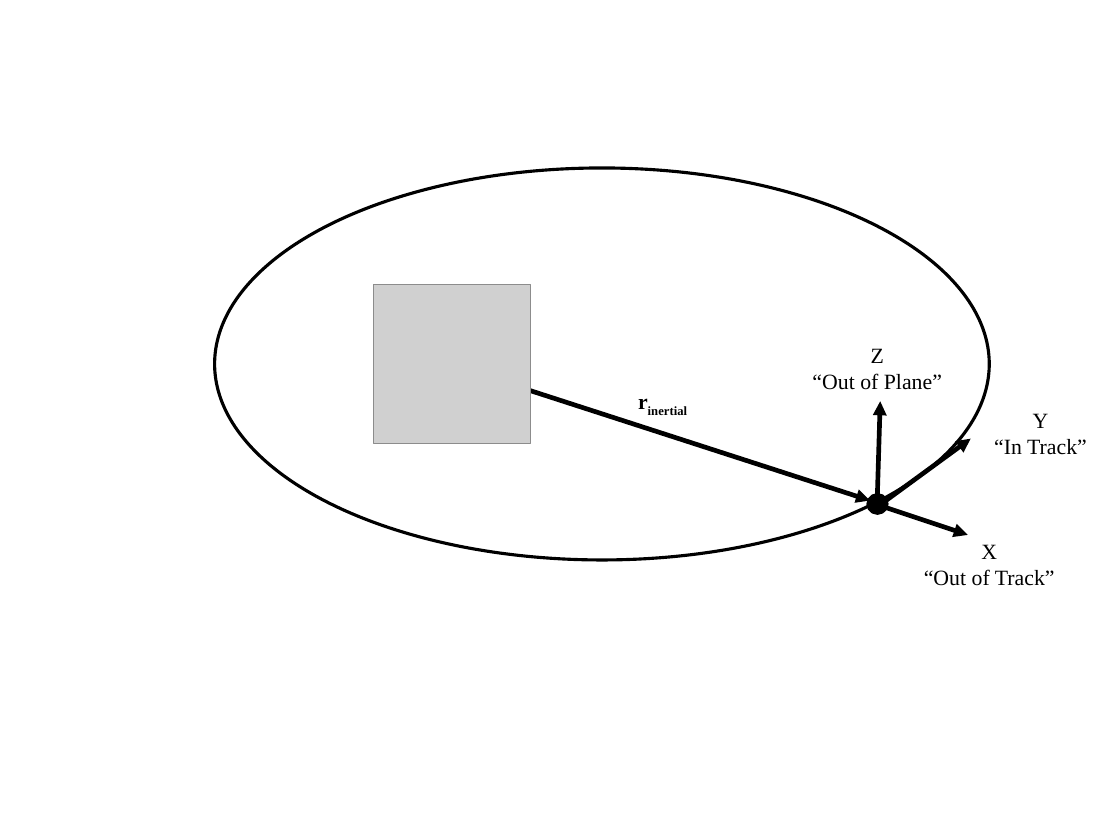
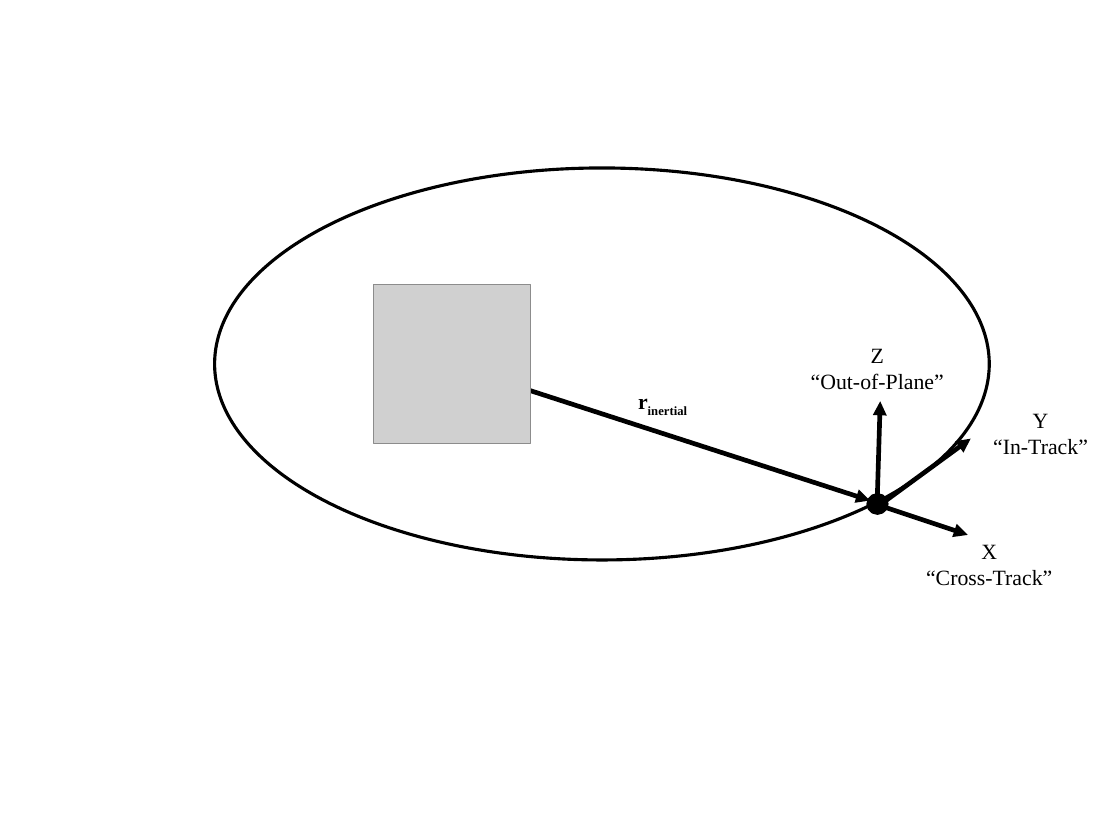
Before and after one commit to RascalSeniorDesign/Preliminary-Design, a slide deck: slide 3 of Attitude Determination and Control (ADC)/Delta-V Budgets/Prox Ops Definition Illustrations/Prox Ops Definition Illustration PP.pptx. Drawn at 1120x840 pixels with LibreOffice and Linux fonts; fonts in the diff are those of the drawing; grey boxes stand for pictures. Boxes give left, top, right and bottom in pixels: in the first picture for what was removed or moved away, otherwise in the second. Text is boxed around its words. In the diff, an @@ line names an element or a change of style, - is before the commit and + after.

Commit message:
Updated coordinate illustration for Prox ops illustrations

```diff
--- a/Attitude Determination and Control (ADC)/Delta-V Budgets/Prox Ops Definition Illustrations/Prox Ops Definition Illustration PP.pptx
+++ b/Attitude Determination and Control (ADC)/Delta-V Budgets/Prox Ops Definition Illustrations/Prox Ops Definition Illustration PP.pptx
@@ text at (811,373,944,390): text changed @@
-“Out of Plane”
+“Out-of-Plane”
@@ text at (993,439,1088,455): text changed @@
-“In Track”
+“In-Track”
@@ text at (926,570,1052,586): text changed @@
-“Out of Track”
+“Cross-Track”
```
